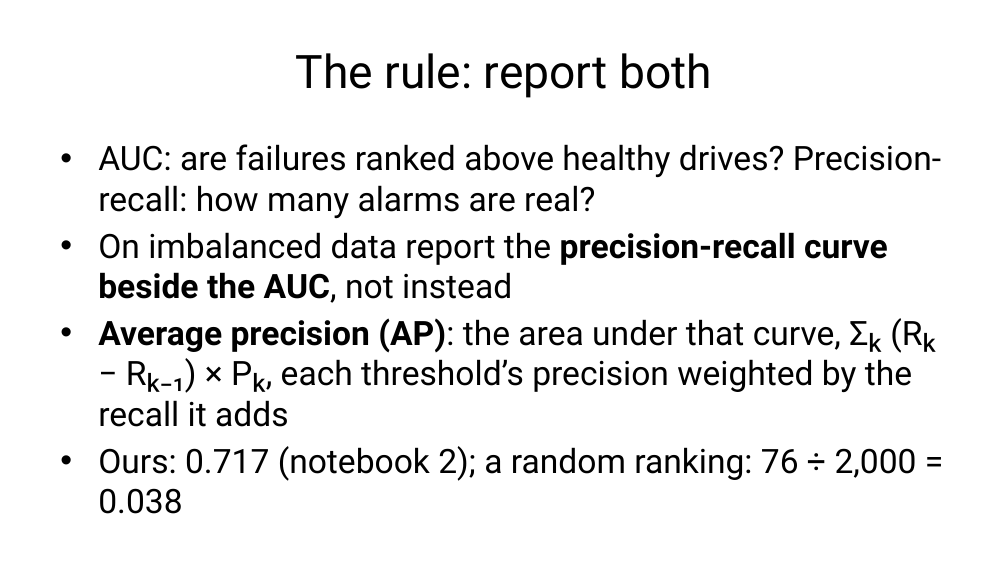
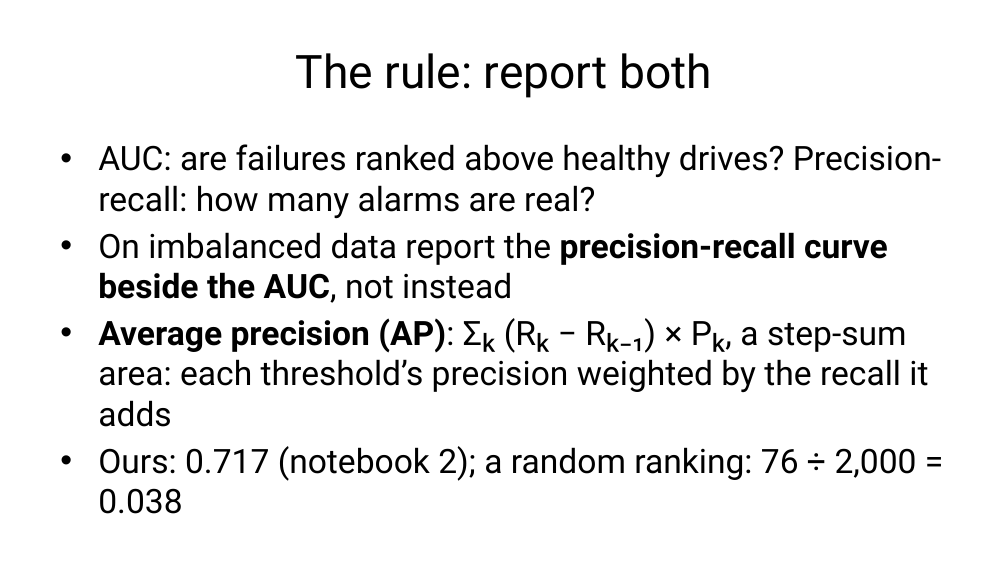
Before and after one commit to fabioantonini/technologies-for-artificial-intelligence, a slide deck: slide 50 of Lessons/04_classification_and_metrics/Slides/classification_and_metrics_slides.pptx. Drawn at 1008x567 pixels with LibreOffice and Linux fonts; fonts in the diff are those of the drawing; background and template pictures are left out. Boxes give left, top, right and bottom in pixels: in the first picture for what was removed or moved away, otherwise in the second. Text is boxed around its words. In the diff, an @@ line names an element or a change of style, - is before the commit and + after.

```diff
--- a/Lessons/04_classification_and_metrics/Slides/classification_and_metrics_slides.pptx
+++ b/Lessons/04_classification_and_metrics/Slides/classification_and_metrics_slides.pptx
@@ text at (x1=98, y1=318, x2=928, y2=427): text changed @@
-• Average precision (AP): the area under that curve, Σₖ (Rₖ − Rₖ₋₁) × Pₖ, each threshold’s precision weighted by the recall it adds
+• Average precision (AP): Σₖ (Rₖ − Rₖ₋₁) × Pₖ, a step-sum area: each threshold’s precision weighted by the recall it adds
```
Also in this commit, not shown: 2 other slides changed, 13 other files.
